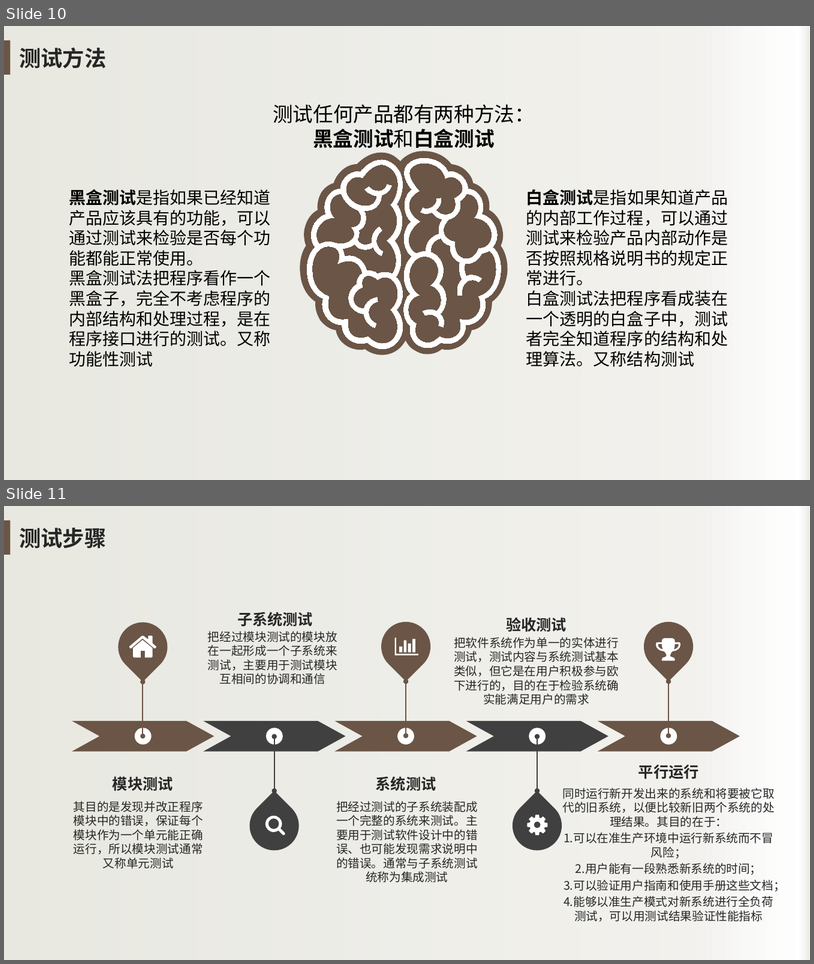
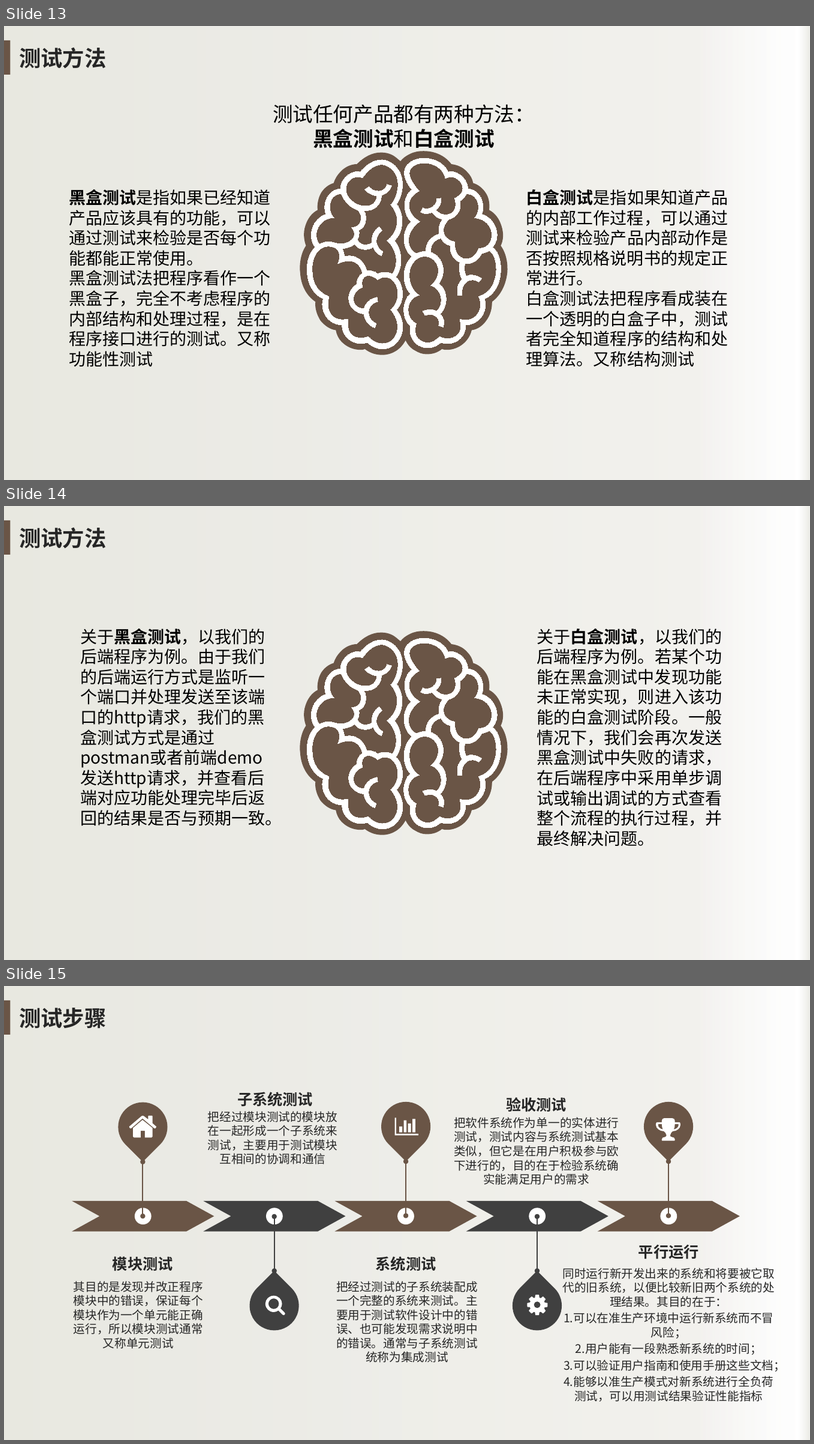
Before and after one commit to avgstuBoboge/SE2020-document, a slide deck: ppt/SE2020-G16-翻转课堂.pptx. Shown one above the other, each under a label of ours: slides 10 and 11 before the commit, slides 13, 14 and 15 after it. The pictures are 814x964 and 814x1444 pixels, drawn with LibreOffice and Linux fonts; fonts in the diff are those of the drawing; background and template pictures are left out. Boxes give left, top, right and bottom in pixels: in the first picture for what was removed or moved away, otherwise in the second. Text is boxed around its words. In the diff, an @@ line names an element or a change of style, - is before the commit and + after.

```diff
--- a/ppt/SE2020-G16-翻转课堂.pptx
+++ b/ppt/SE2020-G16-翻转课堂.pptx
@@ slide 14 added at <box>4,506,810,960</box>, background picture (left out); not listed: 2 template elements that a slide beside it also shows @@
@@ text added at <box>19,528,107,548</box>, 26 pt, text #262626, bold @@
+测试方法
@@ text added at <box>80,628,282,826</box>, 20 pt, text #000000 @@
+关于黑盒测试，以我们的后端程序为例。由于我们的后端运行方式是监听一个端口并处理发送至该端口的http请求，我们的黑盒测试方式是通过postman或者前端demo发送http请求，并查看后端对应功能处理完毕后返回的结果是否与预期一致。
@@ freeform shape added at <box>300,631,509,835</box>, fill #6A5546 @@
@@ text added at <box>537,628,723,846</box>, 20 pt, text #000000 @@
+关于白盒测试，以我们的后端程序为例。若某个功能在黑盒测试中发现功能未正常实现，则进入该功能的白盒测试阶段。一般情况下，我们会再次发送黑盒测试中失败的请求，在后端程序中采用单步调试或输出调试的方式查看整个流程的执行过程，并最终解决问题。
@@ freeform shape added at <box>306,636,503,843</box>, fill #FFFFFF, outline #FFFFFF 0 pt @@
@@ what was slide 10 is now slide 13 @@
@@ what was slide 11 is now slide 15 @@
```
Also in this commit, not shown: 8 slides changed, 5 other slides added, 1 other file.
